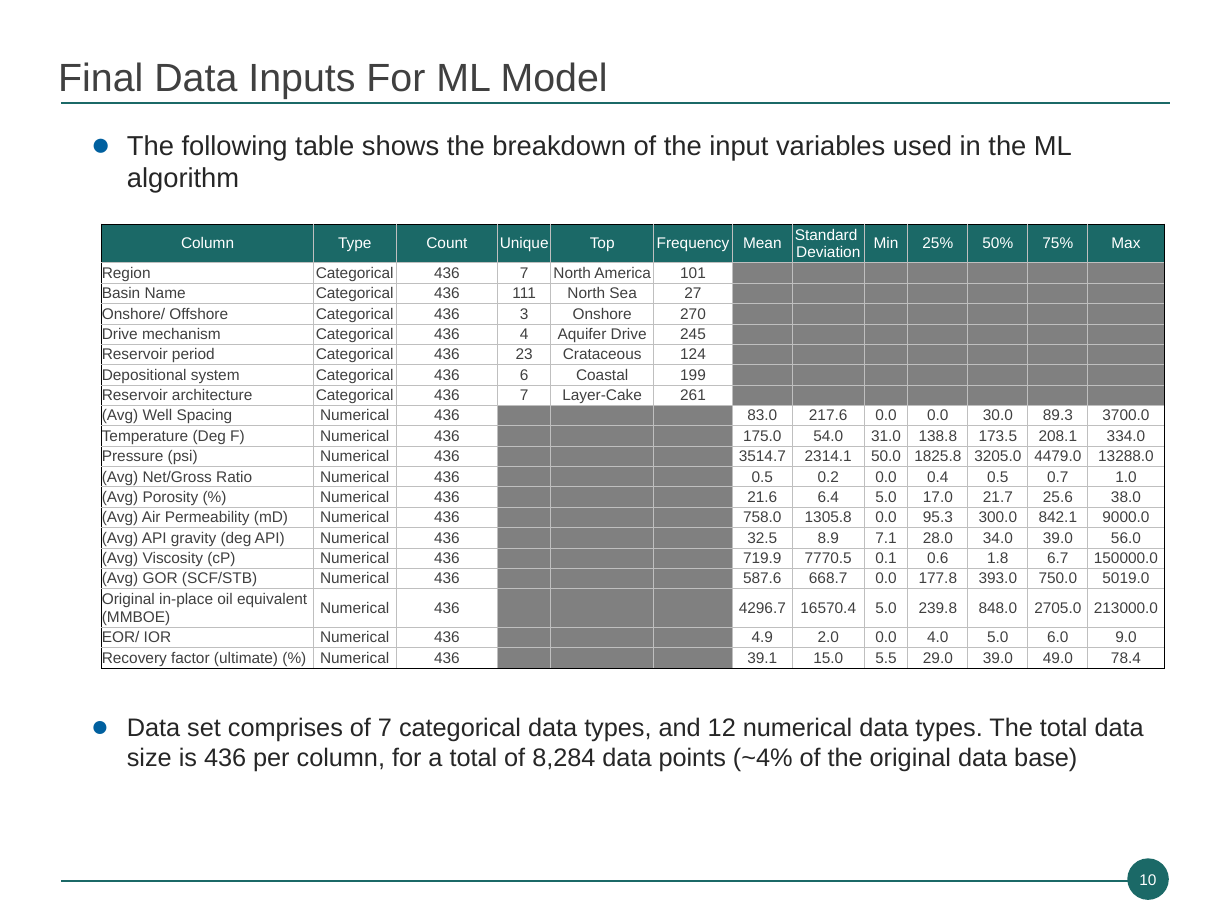
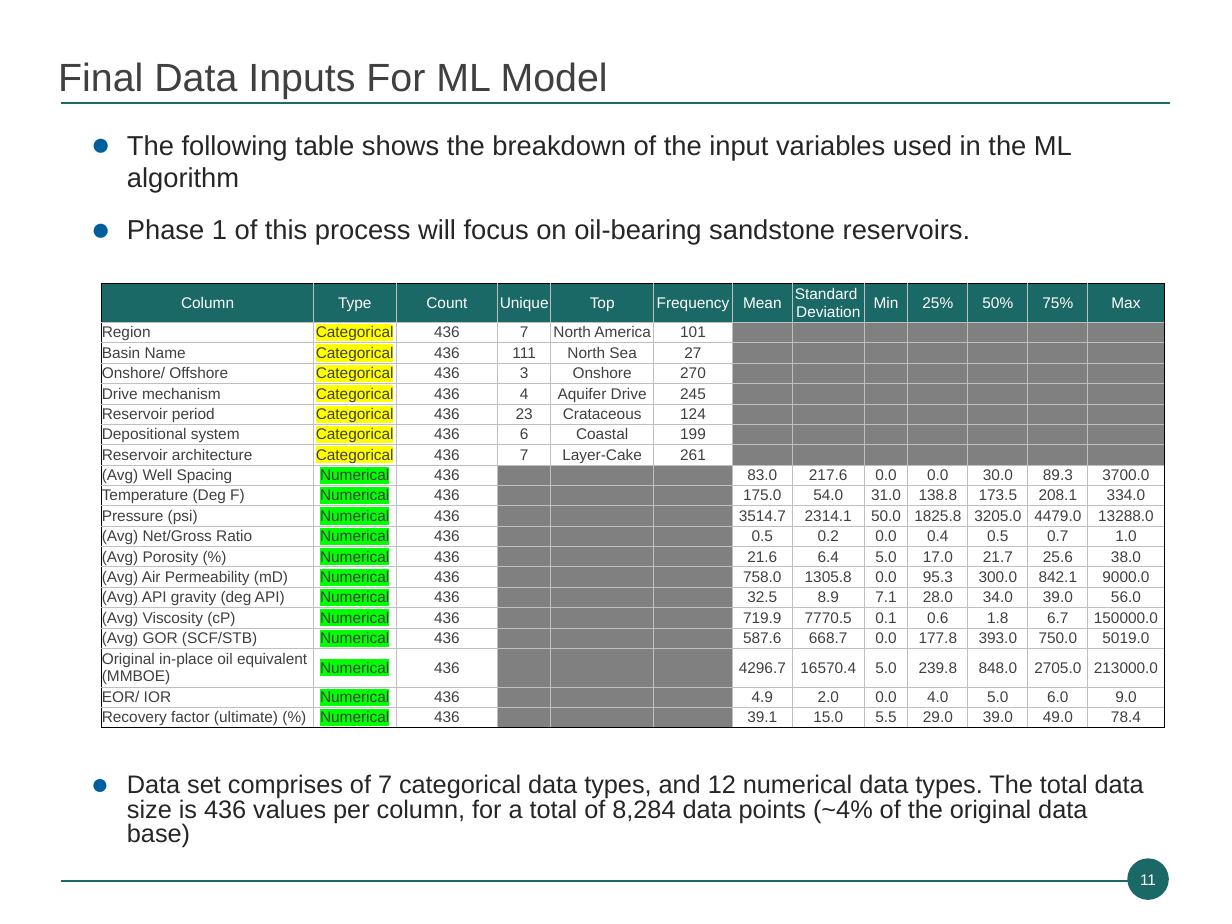
Before and after one commit to munishkumar-gh/munishkumar-gh.github.io, a slide deck: slide 11 of SPE_Paper/Prediction of Recovery Factor using Machine Learning Methods.pptx (slide 10 before the commit). Drawn at 1232x924 pixels with LibreOffice and Linux fonts; fonts in the diff are those of the drawing; background and template pictures are left out. Boxes give left, top, right and bottom in pixels: in the first picture for what was removed or moved away, otherwise in the second. Text is boxed around its words. In the diff, an @@ line names an element or a change of style, - is before the commit and + after.

```diff
--- a/SPE_Paper/Prediction of Recovery Factor using Machine Learning Methods.pptx
+++ b/SPE_Paper/Prediction of Recovery Factor using Machine Learning Methods.pptx
@@ text at box(127, 219, 970, 245): paragraph added @@
+● Phase 1 of this process will focus on oil-bearing sandstone reservoirs.
@@ table at box(102, 283, 1168, 729) @@
@@ highlight none to #FFFF00 in "Categorical", "Categorical", "Categorical", "Categorical" and 3 more places @@
@@ highlight none to #00FF00 in "Numerical", "Numerical", "Numerical", "Numerical" and 8 more places @@
@@ table: place and size @@
-table at box(102, 224, 1168, 670)
+table at box(102, 283, 1168, 729)
@@ text at box(127, 774, 1144, 848): text changed @@
-● Data set comprises of 7 categorical data types, and 12 numerical data types. The total data size is 436 per column, for a total of 8,284 data points (~4% of the original data base)
+● Data set comprises of 7 categorical data types, and 12 numerical data types. The total data size is 436 values per column, for a total of 8,284 data points (~4% of the original data base)
@@ page number at box(1140, 874, 1156, 885): text changed @@
-10
+11
```
Also in this commit, not shown: 11 other slides changed, 5 slides added, 2 slides removed, 11 other files.
